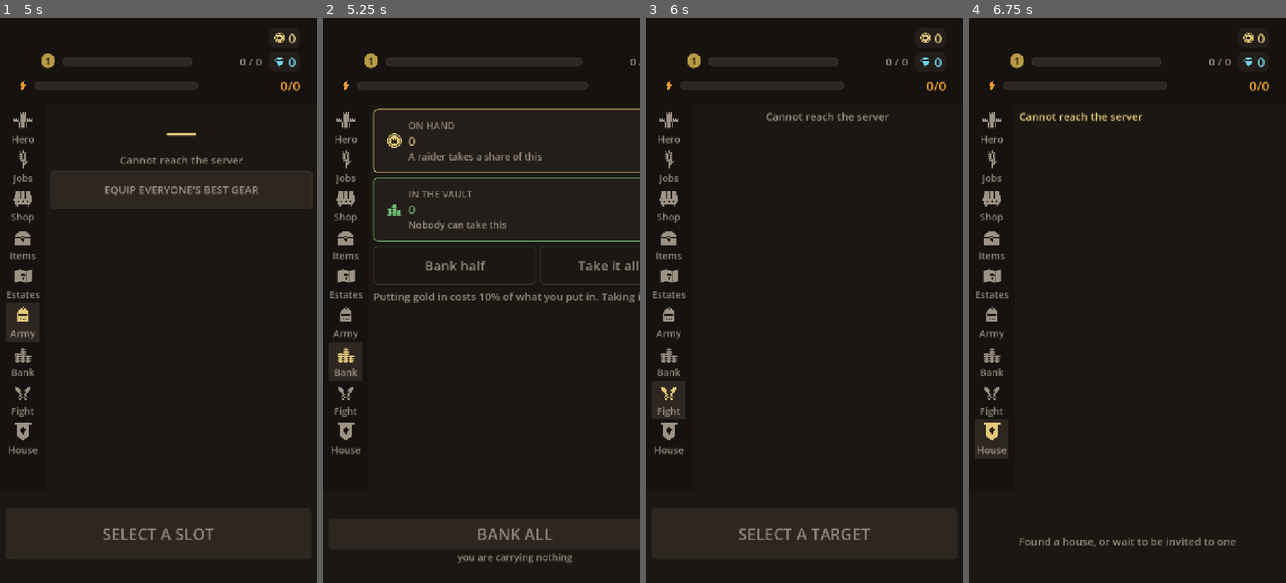
Above: before the commit, frames 1-4 (left to right).
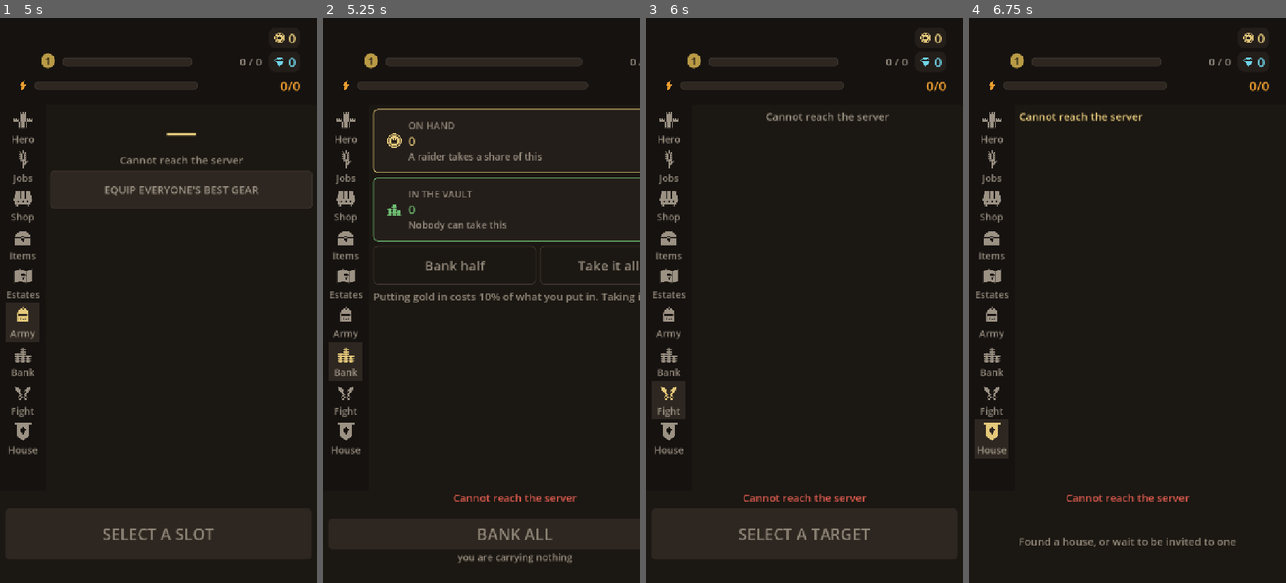
Above: after the commit, the same moments.

Repository: yigitkarabulut0/Emperors
Game: Godot game, scene res://scenes/shell/shell.tscn
The game is run twice, just before and just after one commit, with the same random seed, the same clock (stepped at 60 frames per second) and the same inputs. This scene is started directly instead of the project's main scene.
Inputs (mouse positions are in pixels of both pictures, inside the frame that each line leads up to):
- Up to frame 1 (5 s): click (22, 131) at 0.52 s; click (22, 164) at 1.27 s; click (22, 204) at 2.02 s; click (22, 244) at 2.77 s; click (22, 283) at 3.52 s; click (22, 323) at 4.27 s
- Up to frame 2 (5.25 s): click (345, 362) at 5.02 s
- Up to frame 3 (6 s): click (668, 402) at 5.77 s
- Up to frame 4 (6.75 s): click (991, 441) at 6.52 s

Frame 1 is identical in both runs. In frame 2, 0.3% of the frame differs, in the area x 41-81%, y 84-86%; in frame 3, 0.3%, in the area x 30-70%, y 84-86%; in frame 4, 0.3%.

Commit message:
Sections are already loaded by the time you tap them
A tab was built on first open and fetched over HTTP then, so the first tap
on every section showed an empty screen for a round trip. They were cached
after that, which is why only the first tap felt slow -- and the first tap
is the one that forms the impression.

They are built in the background now, starting shortly after the first
paint, in the order people reach for them. Staggered rather than fired at
once: nine simultaneous requests would queue behind two lanes anyway and
would only delay the section the player is actually looking at.

The build half of _open is now _build_tab, and hiding is _show_only, which
prefetch calls after each build -- a freshly built tab is visible by
default and would otherwise land on top of the section being used.

Co-Authored-By: Claude Opus 5 (1M context) <noreply@anthropic.com>
Claude-Session: https://claude.ai/code/session_01HLR94mDLKAqcHBzz8u4yxV

Diff:
--- a/client/scenes/shell/shell.gd
+++ b/client/scenes/shell/shell.gd
@@ -177,6 +177,8 @@
 		for c in _action_host.get_children():
 			_press_first_button(c)
 
+	_prefetch()
+
 	# A 4 Hz tick drives only the two numbers that move on their own (the energy
 	# bar and its countdown). Everything else redraws on `changed`, so no node
 	# polls state per frame.
@@ -185,6 +187,32 @@
 	t.autostart = true
 	t.timeout.connect(_tick)
 	add_child(t)
+
+
+## Builds the other sections in the background so opening one is instant.
+##
+## A tab is built on first open and fetches over HTTP, so the first tap on every
+## section showed an empty screen for a round trip. They are all cached after
+## that, which is why only the first tap felt slow -- and the first tap is the one
+## that forms the impression.
+##
+## Staggered rather than fired at once: nine simultaneous requests would queue
+## behind two lanes anyway and would delay the section the player is actually
+## looking at. The order is the order people reach for.
+func _prefetch() -> void:
+	await get_tree().create_timer(0.4).timeout
+	for id in ["hero", "shop", "items", "army", "estates", "bank", "fight", "house"]:
+		if not is_instance_valid(self):
+			return
+		if _tabs.has(id) or not _unlocked(id):
+			continue
+		_build_tab(id)
+		# A freshly built tab is visible by default and would land on top of the
+		# section the player is actually looking at.
+		_show_only(_current)
+		# One at a time. The point is to be ready before the player asks, not to
+		# be ready first.
+		await get_tree().create_timer(0.35).timeout
 
 
 ## Opens the portrait picker over everything.
@@ -530,6 +558,25 @@
 	_current = id
 	_style_rail()
 
+	_show_only(id)
+
+	if _tabs.has(id) and is_instance_valid(_tabs[id]):
+		# A cached tab has to re-fetch, or reopening the Market shows the offers
+		# from the last time you looked and the Barracks a soldier you dismissed.
+		# Collect has no _reload: it renders straight from GameState, which the
+		# shell keeps current.
+		var shown: Node = _tabs[id]
+		if shown.has_method("_reload"):
+			shown.call("_reload")
+		return
+
+	_build_tab(id)
+	_show_only(id)
+
+
+## Shows one section and hides every other, including the ones built ahead of
+## time by _prefetch which have never been on screen.
+func _show_only(id: String) -> void:
 	for other_id in _tabs:
 		var node: Node = _tabs[other_id]
 		if not is_instance_valid(node):
@@ -541,14 +588,11 @@
 		if _action_bars.has(other_id) and is_instance_valid(_action_bars[other_id]):
 			(_action_bars[other_id] as CanvasItem).visible = on
 
+
+## Builds one section and its action bar, hidden. Called both when the player
+## opens a section and, ahead of time, by _prefetch.
+func _build_tab(id: String) -> void:
 	if _tabs.has(id) and is_instance_valid(_tabs[id]):
-		# A cached tab has to re-fetch, or reopening the Market shows the offers
-		# from the last time you looked and the Barracks a soldier you dismissed.
-		# Collect has no _reload: it renders straight from GameState, which the
-		# shell keeps current.
-		var shown: Node = _tabs[id]
-		if shown.has_method("_reload"):
-			shown.call("_reload")
 		return
 
 	# The action bar is cached alongside its tab, because the tab holds direct
Not shown, added: proof/M9/prefetch.png
